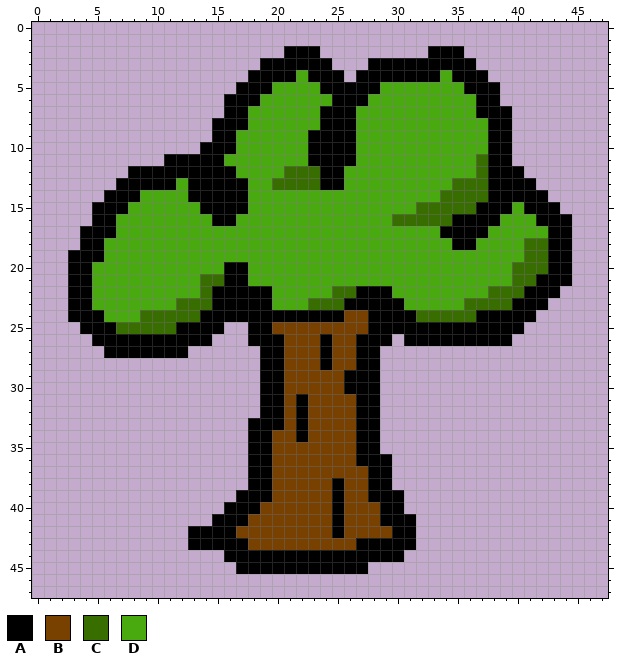
File history of a pixel-art file, sprites/elements/tree.aseprite. The picture above is the old version.
48x48 pixels, 1 frame.
Palette (. is transparent): A #000000  B #794100  C #386d00  D #49aa10
Pixels before, first column x 3:
 2 ..................AAA.........AAA.........
 3 ................AAAAAA...AAAAAAAAA........
 4 ...............AAAADAAA.AAAAAAADAAA.......
 5 ..............AAADDDDAAAAADDDDDDDAAA......
 6 .............AAADDDDDDAAADDDDDDDDDAA......
 7 .............AADDDDDDAAADDDDDDDDDDAAA.....
 8 ............AAADDDDDDAAADDDDDDDDDDDAA.....
 9 ............AADDDDDDAAAADDDDDDDDDDDAA.....
10 ...........AAADDDDDDAAAADDDDDDDDDDDAA.....
11 ........AAAAADDDDDDDAAAADDDDDDDDDDCAA.....
12 .....AAAAAAAAADDDDCCCAADDDDDDDDDDDCAAA....
13 ....AAAAADAAAAADDCCCCAADDDDDDDDDCCCAAAA...
14 ...AAADDDDAAAAADDDDDDDDDDDDDDDDCCCCAAAAA..
15 ..AAADDDDDDAAAADDDDDDDDDDDDDDCCCCCAAADAAA.
16 ..AADDDDDDDDAADDDDDDDDDDDDDCCCCCAAAADDDAAA
17 .AAADDDDDDDDDDDDDDDDDDDDDDDDDDDAAAADDDDDAA
18 .AADDDDDDDDDDDDDDDDDDDDDDDDDDDDDAADDDDCCAA
19 AAADDDDDDDDDDDDDDDDDDDDDDDDDDDDDDDDDDDCCAA
20 AADDDDDDDDDDDAADDDDDDDDDDDDDDDDDDDDDDCCCAA
21 AADDDDDDDDDCCAADDDDDDDDDDDDDDDDDDDDDDCCAAA
22 AADDDDDDDDDCAAAAADDDDDCCAAADDDDDDDDCCCAAA.
23 AADDDDDDDCCCAAAAADDDCCCAAAAADDDDDCCCCAAA..
24 AAADDDCCCCCAAAAAAAAAAAABBAAAACCCCCAAAAA...
25 .AAACCCCCAAAA..AABBBBBBBBAAAAAAAAAAAAA....
26 ..AAAAAAAAAA...AAABBBABBAAA.AAAAAAAAA.....
27 ...AAAAAAA......AABBBABBAA................
28 ................AABBBABBAA................
29 ................AABBBBBAAA................
30 ................AABBBBBAAA................
31 ................AABABBBBAA................
32 ................AABABBBBAA................
33 ...............AAABABBBBAA................
34 ...............AABBABBBBAA................
35 ...............AABBBBBBBAA................
36 ...............AABBBBBBBAAA...............
37 ...............AABBBBBBBBAA...............
38 ...............AABBBBBABBAA...............
39 ..............AAABBBBBABBAAA..............
40 .............AAABBBBBBABBBAA..............
41 ............AAABBBBBBBABBBAAA.............
42 ..........AAAABBBBBBBBABBBBAA.............
43 ..........AAAAABBBBBBBBBAAAAA.............
44 .............AAAAAAAAAAAAAAA..............
45 ..............AAAAAAAAAAA.................
The same view after the edit:
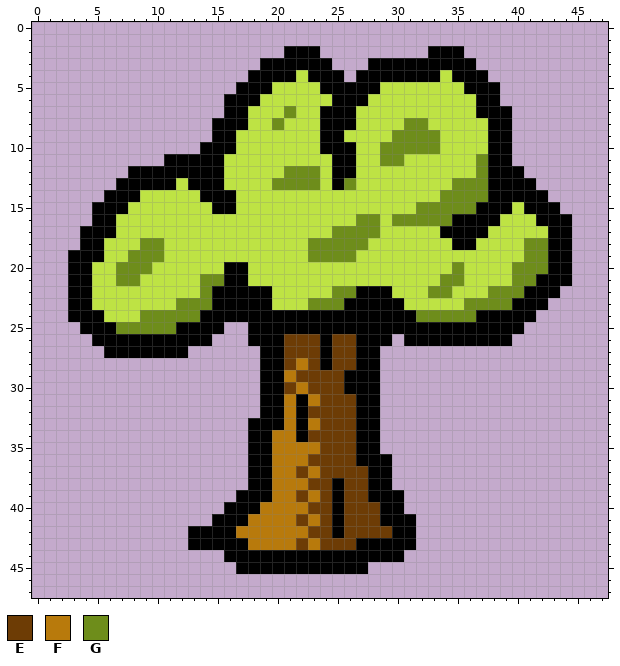
Colours new in this view: E #6d3c05  F #b87a0c  G #6e8d1b
From old to new:
colour D: #49aa10 -> #bee344
Changed rows in their new state; - is a pixel that keeps its letter.
first column x 7:
 7 --------------G---------------------
 8 -------------G----------GG----------
 9 ----------------D--D---GGGG---------
10 ----------------D-----GGGGG---------
11 ----------------DD----GG------G-----
12 ---------D----GGGD-A----------G-----
13 ---------DD--GGGGD-G--------GGG-----
14 ------D---D----------------GGGG-----
15 -------D--D--------------GGGGG------
16 --------DD----------GG-GGGGG--------
17 ------------------GGGG--------------
18 --GG------------GGGGG-------------GG
19 -GGG------------GGGG--------------GG
20 GGG-------------------------G----GGG
21 GG-----GG------------------GG----GG-
22 -------G----------GG------GG---GGG--
23 -----GGG--------GGG----------GGGG---
24 --GGGGG------------AA----GGGGG------
25 GGGGG--------AAAAAAAA---------------
26 --------------EEE-EE----------------
27 --------------EEE-EE----------------
28 --------------EFE-EE----------------
29 --------------FEEEE-----------------
30 --------------EFEEE-----------------
31 --------------F-FEEE----------------
32 --------------F-EEEE----------------
33 --------------F-FEEE----------------
34 -------------FF-EEEE----------------
35 -------------FFFFEEE----------------
36 -------------FFFEEEE----------------
37 -------------FFEFEEEE---------------
38 -------------FFFEE-EE---------------
39 -------------FFEFE-EE---------------
40 ------------FFFFEE-EEE--------------
41 -----------FFFFEFE-EEE--------------
42 ----------FFFFFFEE-EEEE-------------
43 -----------FFFFEFEEE----------------
